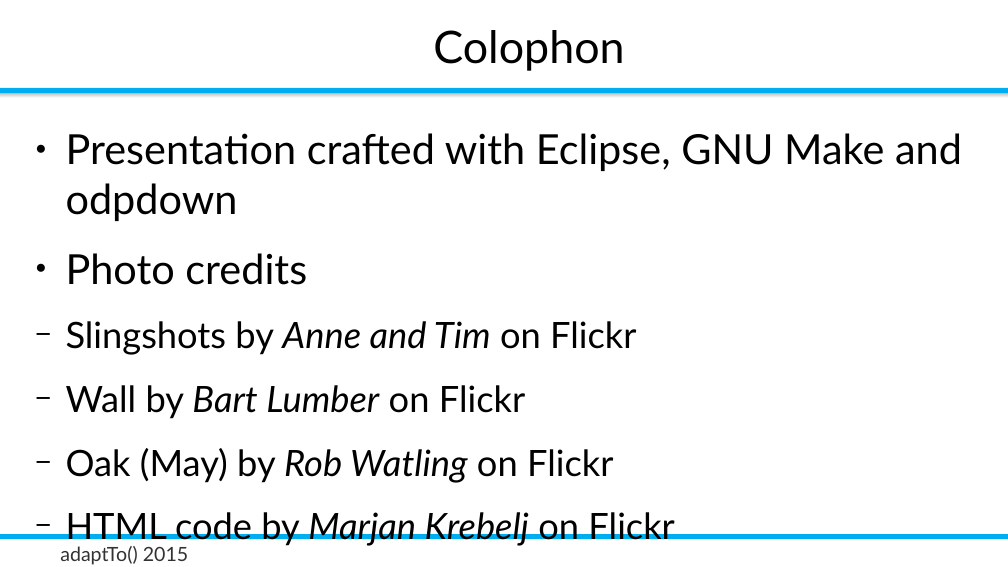
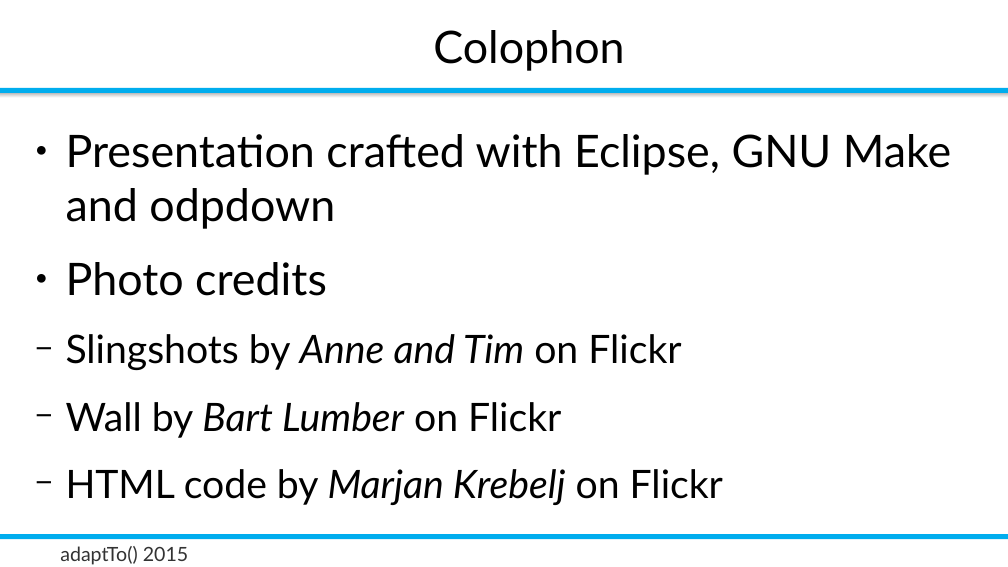
Before and after one commit to rombert/talks, a slide deck: slide 36 of adaptTo2015/How_Do_I_Test_My_Sling_Application-Robert_Munteanu_unedited.odp (slide 39 before the commit). Drawn at 1008x567 pixels with LibreOffice and Linux fonts; fonts in the diff are those of the drawing; background and template pictures are left out. Boxes give left, top, right and bottom in pixels: in the first picture for what was removed or moved away, otherwise in the second. Text is boxed around its words. In the diff, an @@ line names an element or a change of style, - is before the commit and + after.

```diff
--- a/adaptTo2015/How_Do_I_Test_My_Sling_Application-Robert_Munteanu_unedited.odp
+++ b/adaptTo2015/How_Do_I_Test_My_Sling_Application-Robert_Munteanu_unedited.odp
@@ text "Presentation crafted with Eclipse, GNU ..." at [66,134,951,505]: size 29.6 to 32 pt in "Presentation crafted with Eclipse, GNU Make and ...", "Photo credits"; size 25.9 to 28 pt in "Slingshots by Anne and Tim on Flickr", "Wall by Bart Lumber on Flickr", "HTML code by Marjan Krebelj on Flickr" @@
@@ text at [66,448,613,483]: paragraph removed @@
-  − Oak (May) by Rob Watling on Flickr
```
Also in this commit, not shown: 5 other slides changed, 3 slides added, 5 slides removed, 1 other file.
